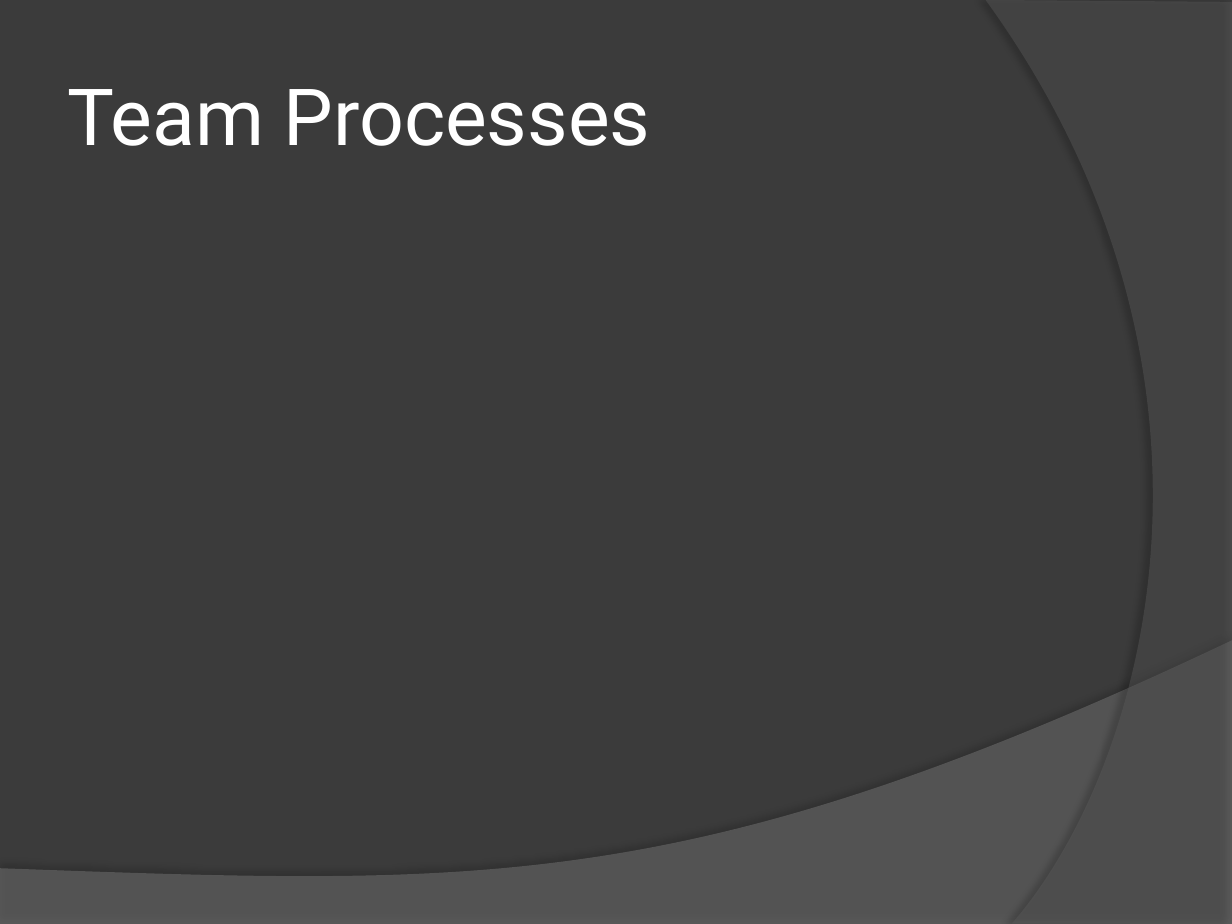
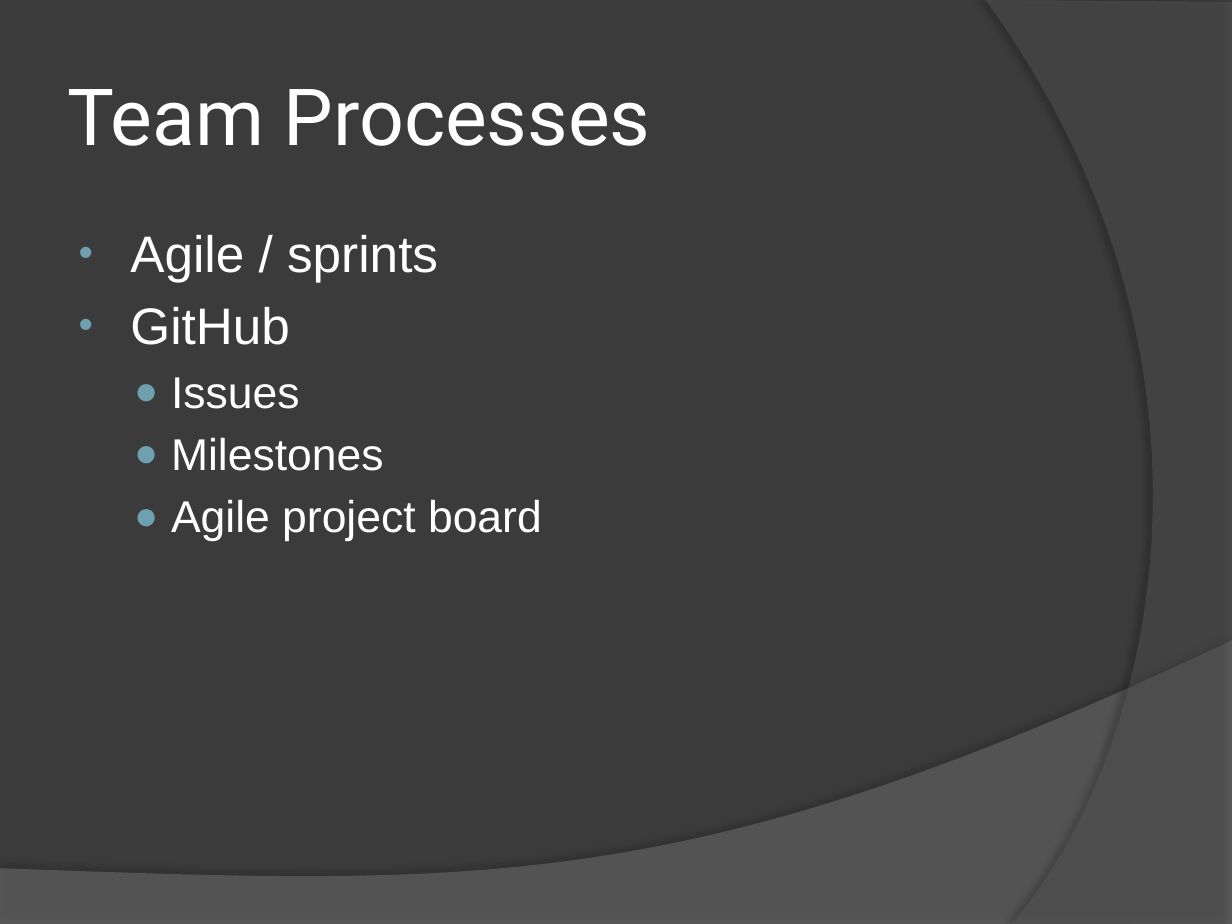
Before and after one commit to jaybeebauer/codefair, a slide deck: slide 3 of working_documents/Presentation/Presentation.pptx. Drawn at 1232x924 pixels with LibreOffice and Linux fonts; fonts in the diff are those of the drawing. Boxes give left, top, right and bottom in pixels: in the first picture for what was removed or moved away, otherwise in the second. Text is boxed around its words. In the diff, an @@ line names an element or a change of style, - is before the commit and + after.

```diff
--- a/working_documents/Presentation/Presentation.pptx
+++ b/working_documents/Presentation/Presentation.pptx
@@ text added at [130,235,542,542], 26 pt, text #FFFFFF @@
+• Agile / sprints
+• GitHub
+  ● Issues
+  ● Milestones
+  ● Agile project board
```
Also in this commit, not shown: 1 other slide changed, 1 other file.
